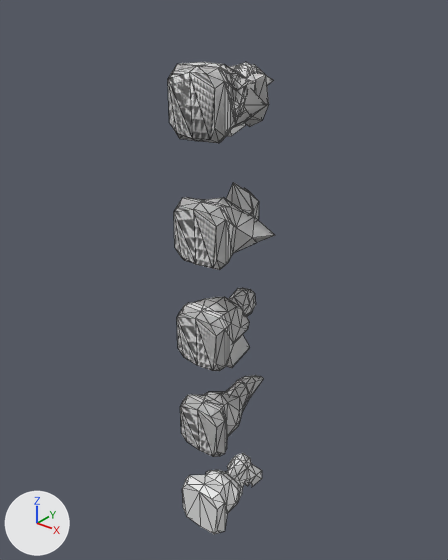
An edit to the FBX model FTJ Project/Assets/Art/PlayerTokenModels/ranger.FBX, drawn before and after from the same camera.
One viewpoint serves both versions: a 50 mm lens placed at (28.5, -34.5, 6.1), pointed at (-1.7, 3.2, -17.3). The axes (+X, +Y, +Z) are drawn at lower left. The lights are the same throughout. Mesh edges are drawn as thin lines. Where no turn or scale is listed for an object, it has been applied to the vertices. Vertices at the same position are counted once.
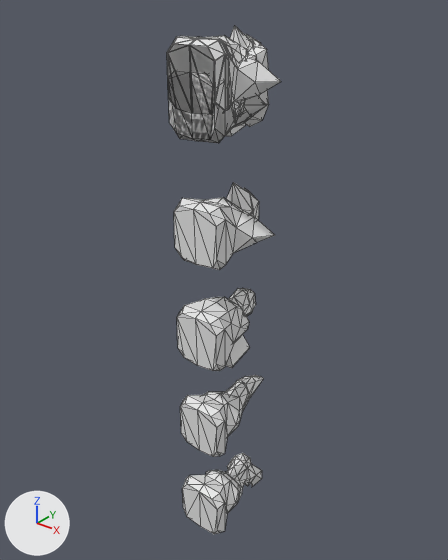
What differs and where, as boxes [x1, y1, x2, y2] in the pictures (448 x 560 px):
'Object02', mesh moved
    before: [185, 197, 236, 264]
    after: [168, 26, 281, 114]
'Object01', mesh moved
    before: [168, 65, 269, 143]
    after: [167, 37, 269, 114]
'Object03', mesh moved
    before: [186, 299, 234, 366]
    after: [167, 34, 261, 120]
'Object04', hidden
    before: [188, 394, 227, 451]

The change in detail:
me_object03 has 128 vertices, 200 faces and spans x -2.94..1.78, y -1.84..5.68, z -23.98..-18.06.
me_object03 is used by ob_object03; location (0.0, 0.0, 0.0).
me_object03 part 4: the whole mesh is moved by (0.0, 0.0, 20.68).
me_object02 has 116 vertices, 188 faces and spans x -4.65..3.63, y -1.84..5.68, z -14.07..-8.27.
me_object02 is used by ob_object02; location (0.0, 0.0, 0.0).
me_object02 part 3: the whole mesh is moved by (0.0, 0.0, 11.42).
me_object04 has 116 vertices, 188 faces and spans x -2.94..1.78, y -1.84..7.56, z -32.42..-27.22.
me_object04 is used by ob_object04; location (0.0, 0.0, 0.0).
me_object04 part 1: the whole mesh is moved by (0.0, 0.0, 29.78).
me_object01 has 116 vertices, 188 faces and spans x -3.01..1.85, y -1.84..6.08, z -4.37..0.82.
me_object01 is used by ob_object01; location (0.0, 0.0, 0.0).
me_object01 part 2: the whole mesh is moved by (0.0, 0.0, 1.74).
Object 'Object04' (ob_object04) is now hidden.
